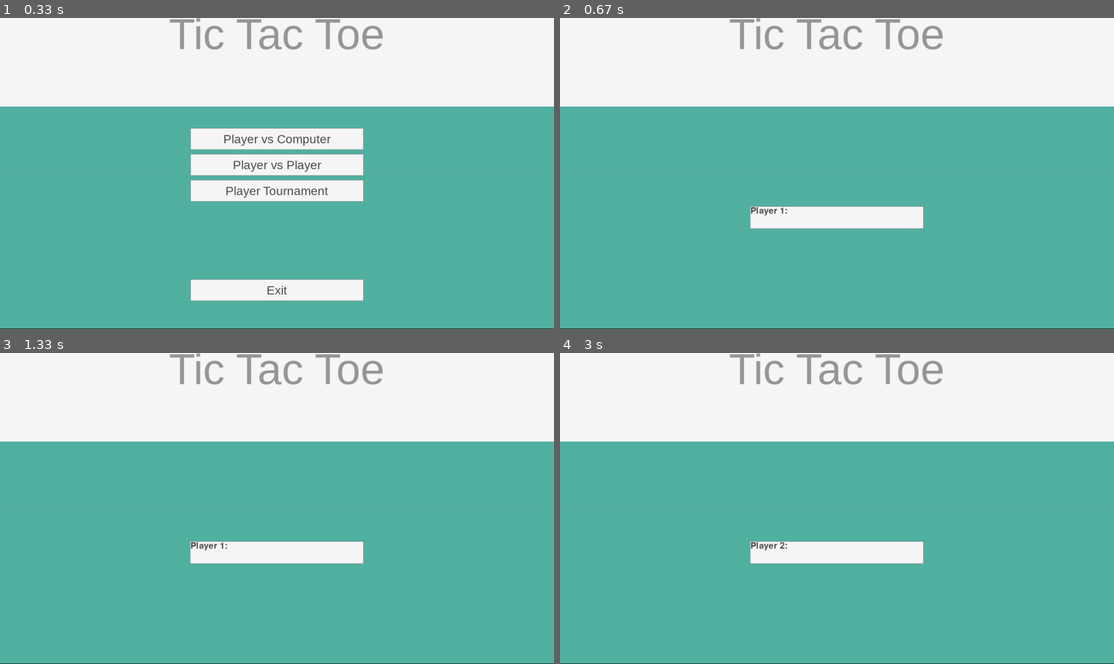
Above: before the commit, frames 1-4 (two rows, left to right).
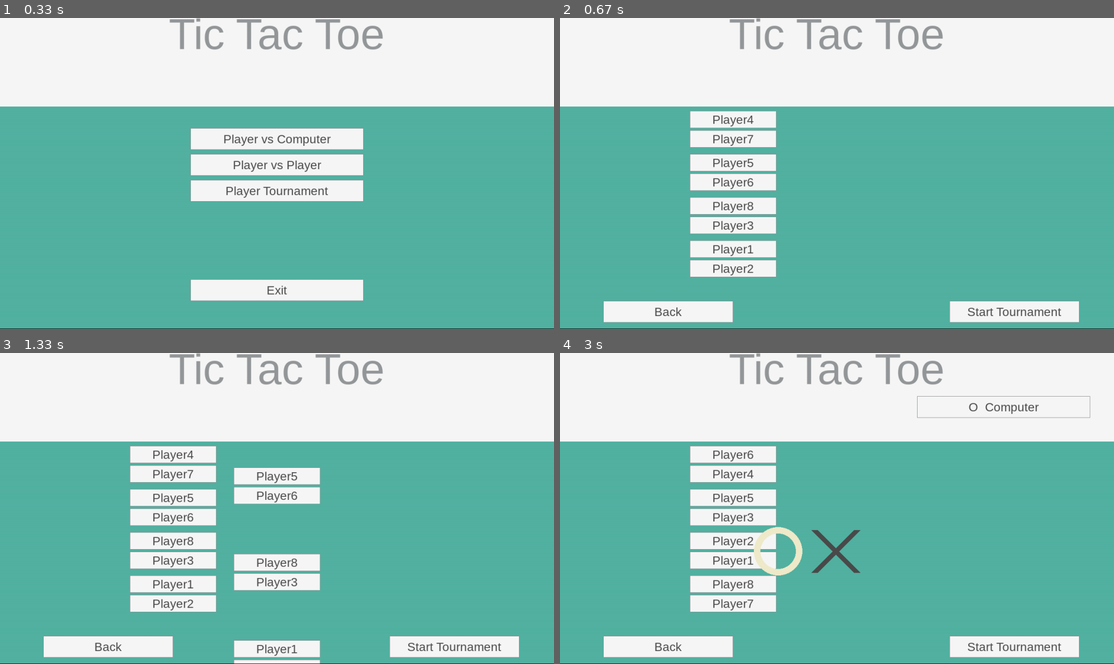
Above: after the commit, the same moments.

Repository: CristofferJakobsson/sepm-team-a
Game: pygame game, started from src/user_interface/user_interface.py
Same seed, same stepped clock (60 frames per second), same inputs: the game is played once before the commit and once after it.
Inputs (mouse positions are in pixels of both pictures, inside the frame that each line leads up to):
- Up to frame 1 (0.33 s): no input
- Up to frame 2 (0.67 s): click (814, 185) at 0.38 s
- Up to frame 3 (1.33 s): click (144, 511) at 0.72 s
- Up to frame 4 (3 s): click (665, 645) at 1.55 s; click (837, 474) at 1.88 s; tap Enter at 2.17 s; click (665, 645) at 2.55 s; click (837, 527) at 2.88 s

Frame 1 is identical in both runs. In frame 2, 12% of the frame differs, in the area x 7-94%, y 29-99%; in frame 3, 16%, in the area x 7-94%, y 29-100%; in frame 4, 13%.

Commit message:
some more work on the tournament.

Diff:
--- /dev/null
+++ b/src/user_interface/tournament_game.py
@@ -0,0 +1,9 @@
+class TournamentGame:
+
+	def __init__(self, player1, player2):
+		self.player1 = player1
+		self.player2 = player2
+		self.winner = None
+
+	def setWinner(self, player):
+		self.winner = player
--- a/src/user_interface/tournament_tree.py
+++ b/src/user_interface/tournament_tree.py
@@ -1,19 +1,28 @@
 import random
+from tournament_game import TournamentGame
+from button import Button
 
 class Tournament:
 	"""
 	Tournament encapsulates a number of players and handles the tournament mode of the game.
 	"""
-	def __init__(self, players):
+	def __init__(self, ui, players):
 		"""
 		Construct a new Tournament object.
 
 		:param self: A reference to the Tournament object itself
 		:return: returns nothing
 		"""
+		self.currentGame = 0
+		self.ui = ui
 		self.players = []
 		self.ontothenext = []
 		self.matches = []
+
+		if len(players) >= 4:
+			self.maxrows = 4
+		else:
+			self.maxrows = 2
 
 		# Check names are not blank
 		for n in range(len(players)):
@@ -21,15 +30,6 @@
 				self.players.append(players[n])
 		random.shuffle(self.players)
 
-		# check we have an even numer of players
-		if len(self.players) % 2 != 0:
-			print("uneaven number of players given...")
-			# move one player to next round.
-			# r = random.randint(0, len(self.players)-1)
-			r = 1
-			self.ontothenext.append(self.players[r])
-			self.players.remove(self.players[r])
-			print("player to move to next round: " + str(r))
 
 		self.makeMatches()
 
@@ -52,6 +52,88 @@
 		:return: returns nothing
 		"""
 		return self.matches
+
+	def getNextMatch(self):
+		# if more then two players create a new match.
+		if len(self.players) >= 2:
+			self.makeMatches()
+
+		mem = self.currentGame
+
+		if self.matches[mem]:
+			self.currentGame = self.currentGame + 1
+			return 2,self.matches[mem]
+		else:
+			return 1,self.players
+
+
+	def drawBracket(self):
+		xoffset = 240
+		yoffset = 50
+
+		xstart = 300
+		ystart = 10
+
+		x = xstart
+		y = ystart
+		rows = 0
+		cols = 1
+		for match in self.matches:
+			self.drawMatch(match, x, y)
+			rows = rows + 1
+			if rows == self.maxrows:
+				self.maxrows = self.maxrows -1
+				cols = cols + 1
+				rows = 1
+				x = x + xoffset
+				if cols == 3:
+					yoffset = (yoffset * cols)
+				else:
+					yoffset = (yoffset * cols)/2
+				y = ystart + yoffset
+			else:
+				if cols == 2:
+					y = y + yoffset*4
+				elif cols == 1:
+					y = y + yoffset*2
+				else:
+					y = y + yoffset*2
+
+
+
+	def drawMatch(self, match, x, y):
+		print(match.player1 +" "  + match.player2 + " " + str(x) + " " + str(y))
+		width = 200
+		height = 40
+		self.ui.visiblebuttons.append(
+			Button(self.ui.pygame, self.ui.mainArea).create(
+				self.ui.color_menu,
+				self.ui.color_darktext,
+				self.ui.color_border,
+				x,
+				y,
+				width,
+				height,
+				match.player1,
+				self.drawBracket
+			)
+		)
+
+		self.ui.visiblebuttons.append(
+			Button(self.ui.pygame, self.ui.mainArea).create(
+				self.ui.color_menu,
+				self.ui.color_darktext,
+				self.ui.color_border,
+				x,
+				y+height+5,
+				width,
+				height,
+				match.player2,
+				self.drawBracket
+			)
+		)
+
+
 	def makeMatches(self):
 		"""
 		Appends a match to the Tournament object for each player belonging to the Tournament object.
@@ -59,37 +141,21 @@
 		:param self: A reference to the Tournament object itself
 		:return: returns nothing
 		"""
-		for n in range(len(self.players) / 2):
-			self.matches.append([
-				self.players[n],
-				self.players[len(self.players)-n-1]
-				])
+		for n in range(int(len(self.players) / 2)):
+			self.matches.append(TournamentGame(self.players[n], self.players[len(self.players)-n-1]))
 
-	def setWinner(self, playername):
-		"""
-		Appends the current winners to a list belonging to the Tournament object which contains the players advancing to the next round.
+	# def setWinner(self, playername):
+	# 	"""
+	# 	Appends the current winners to a list belonging to the Tournament object which contains the players advancing to the next round.
 
-		:param self: A reference to the Tournament object itself
-		:return: returns nothing
-		"""
-		self.ontothenext.append(playername)
-		if len(self.matches) == 1:
-			self.matches = []
-		for n in range(len(self.matches)-1):
-			if self.matches[n][0] == playername:
-				del self.matches[n]
-			if self.matches[n][1] == playername:
-				del self.matches[n]
-
-
-
-def main():
-	t = Tournament(["Player 1", "Player 2", "Player 3", "Player 4", "Player 5", "", "Player 7", "Player 8"])
-	t.debug()
-	t.setWinner("Player 1")
-	t.debug()
-	t.setWinner("Player 3")
-	t.debug()
-	t.setWinner("Player 5")
-	t.debug()
-if __name__ == '__main__': main()
+	# 	:param self: A reference to the Tournament object itself
+	# 	:return: returns nothing
+	# 	"""
+	# 	self.ontothenext.append(playername)
+	# 	if len(self.matches) == 1:
+	# 		self.matches = []
+	# 	for n in range(len(self.matches)-1):
+	# 		if self.matches[n][0] == playername:
+	# 			del self.matches[n]
+	# 		if self.matches[n][1] == playername:
+	# 			del self.matches[n]
--- a/src/user_interface/user_interface.py
+++ b/src/user_interface/user_interface.py
@@ -4,11 +4,14 @@
 from centeredtext import centeredtext
 #from board import Board
 from player_names import Playernames
+from tournament_tree import Tournament
 
 import sys
 sys.path.insert(0, '../game_platform')
 from game_platform import Game
 from player import Player, Human, Computer
+
+sys.path.insert(0, '../game_engine')
 
 
 
@@ -184,7 +187,7 @@
 		buttonHeight = 50
 
 		self.renderTop("","",1)
-		self.visiblebuttons = (
+		self.visiblebuttons = [
 			(Button(pygame, self.mainArea).create(
 				self.color_menu,
 				self.color_darktext,
@@ -229,7 +232,7 @@
 				"Exit",
 				sys.exit
 			))
-		)
+		]
 
 	def displayGame(self, player1, player2):
 		"""
@@ -315,44 +318,21 @@
 		:return: returns nothing
 		"""
 		self.mainArea.fill(self.color_background)
+		self.visiblebuttons = []
 		buttonHalfWidth = 150
 		buttonHeight = 50
 
-		self.playernames = []
-
-		for n in range(8):
-			self.playernames.append(self.askfornames.ask("Player " + str(n+1)))
-
-		self.mainArea.fill(self.color_background)
-
-		self.visiblebuttons = []
-
-		x = 20
-		y = 20
-
-		for n in range(8):
-			y = y + 80
-
-			if n % 2 == 0:
-				x = 100
-			else:
-				y = y - 80
-				x = 825
-
-			if len(self.playernames[n]) != 0:
-				self.visiblebuttons.append(
-					Button(pygame, self.mainArea).create(
-						self.color_menu,
-						self.color_darktext,
-						self.color_border,
-						x,
-						y,
-						buttonHalfWidth*2.5,
-						buttonHeight,
-						self.playernames[n],
-						self.displayMainMenu
-					)
-				)
+		self.playernames = ["Player1", "Player2", "Player3", "Player4", "Player5", "Player6", "Player7", "Player8"]
+
+		#for n in range(8):
+		#	self.playernames.append(self.askfornames.ask("Player " + str(n+1)))
+
+
+
+		tournament = Tournament(self, self.playernames)
+		tournament.drawBracket()
+
+
 
 		self.visiblebuttons.append(
 			Button(pygame, self.mainArea).create(
